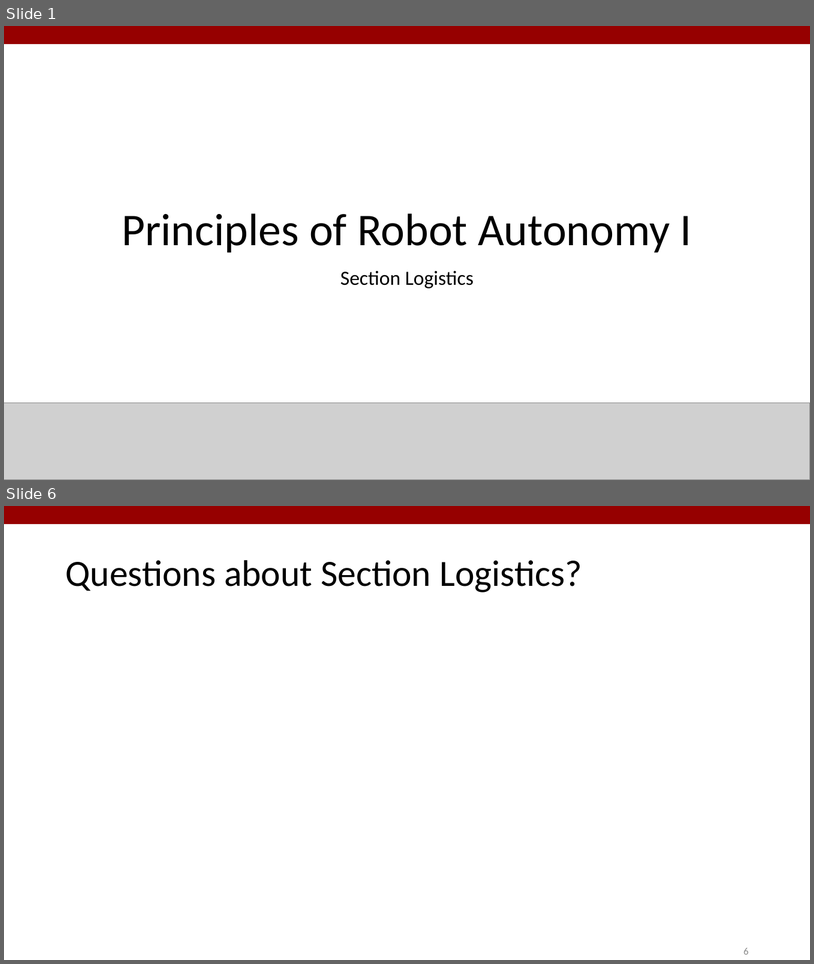
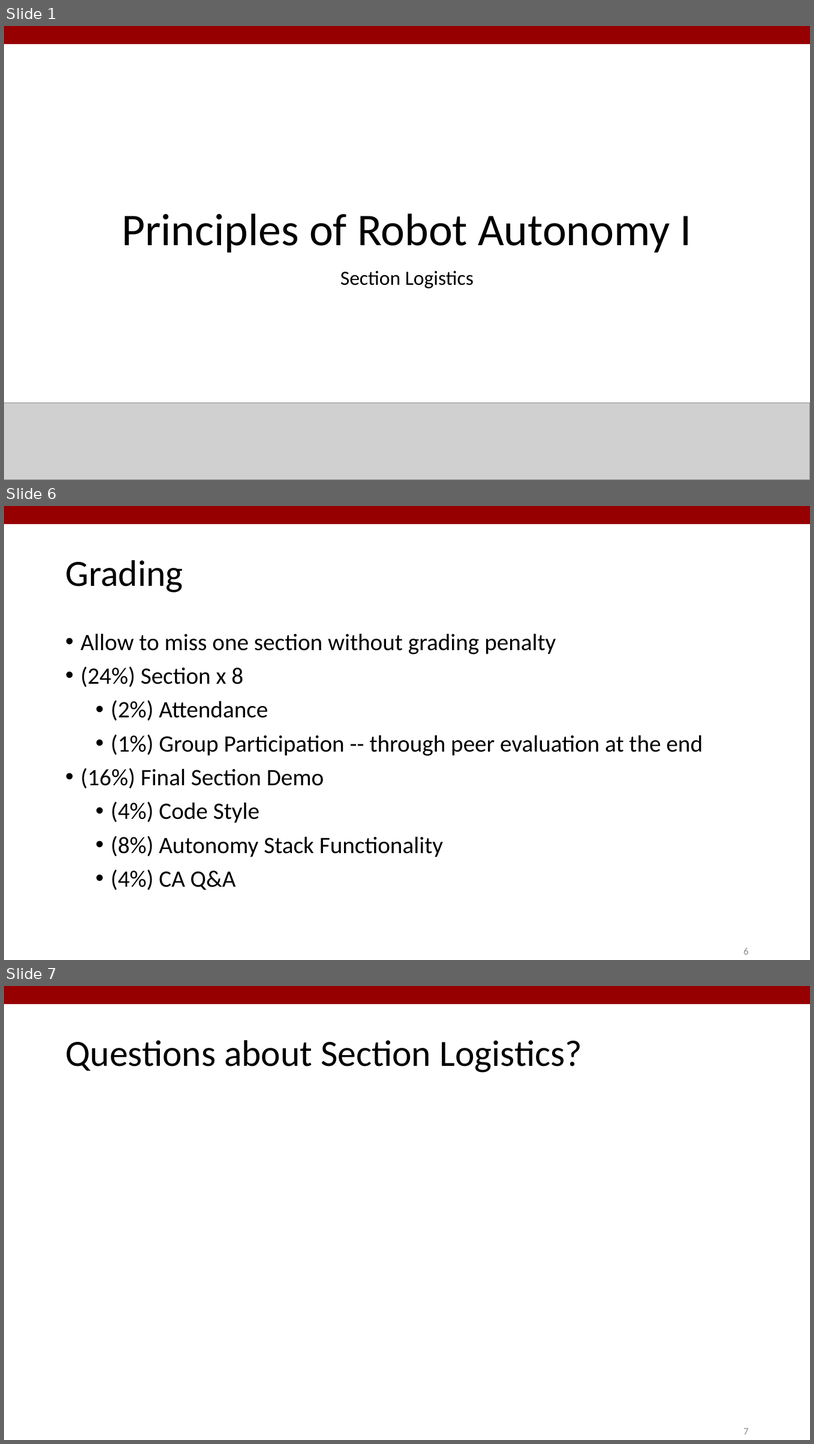
Before and after one commit to StanfordASL/PoRA-I-Sections, a slide deck: s1/slides/s1.pptx. Shown one above the other, each under a label of ours: slides 1 and 6 before the commit, slides 1, 6 and 7 after it; the slides between them are not shown. The pictures are 814x964 and 814x1444 pixels, drawn with LibreOffice and Linux fonts; fonts in the diff are those of the drawing; grey boxes stand for pictures. Boxes give left, top, right and bottom in pixels: in the first picture for what was removed or moved away, otherwise in the second. Text is boxed around its words. In the diff, an @@ line names an element or a change of style, - is before the commit and + after.

```diff
--- a/s1/slides/s1.pptx
+++ b/s1/slides/s1.pptx
@@ slide 6 added at (x1=4, y1=506, x2=810, y2=960), background #FFFFFF; not listed: 1 template element that a slide beside it also shows @@
@@ text added at (x1=65, y1=560, x2=183, y2=592), 44 pt, text #000000 @@
+Grading
@@ text added at (x1=81, y1=633, x2=703, y2=890), 28 pt, text #000000 @@
+• Allow to miss one section without grading penalty
+• (24%) Section x 8
+  • (2%) Attendance
+  • (1%) Group Participation -- through peer evaluation at the end
+• (16%) Final Section Demo
+  • (4%) Code Style
+  • (8%) Autonomy Stack Functionality
+  • (4%) CA Q&A
@@ page number added at (x1=744, y1=948, x2=749, y2=954), 12 pt, text #8B8B8B @@
+6
@@ what was slide 6 is now slide 7 @@
@@ page number at (x1=744, y1=1428, x2=749, y2=1434): text changed @@
-6
+7
```
Also in this commit, not shown: 7 slides changed, 2 other slides added, 6 slides removed, 4 other files.
